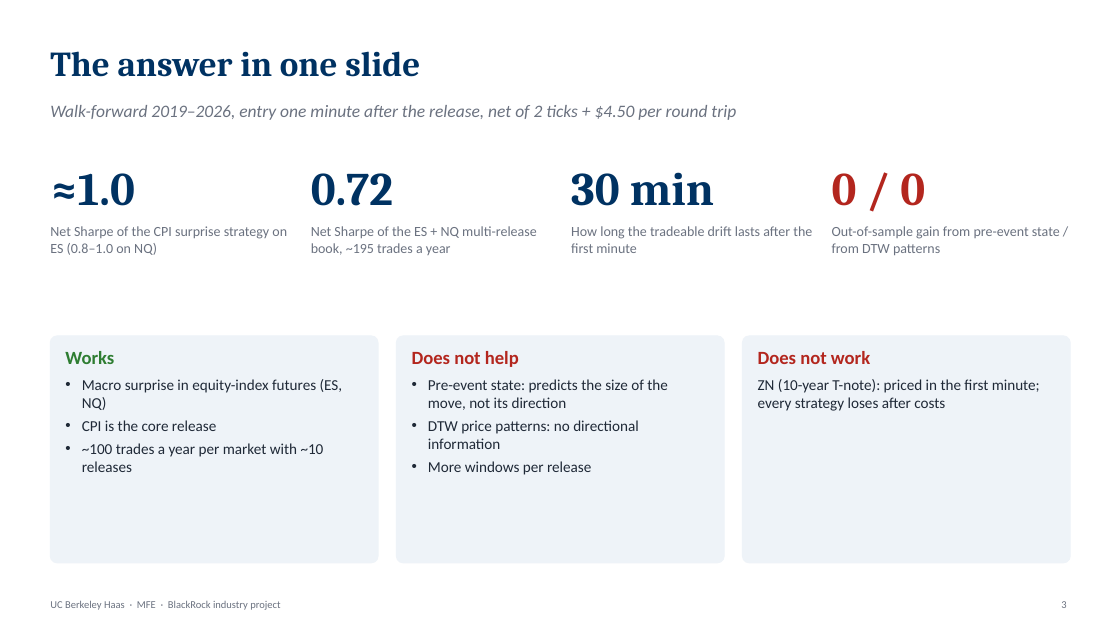
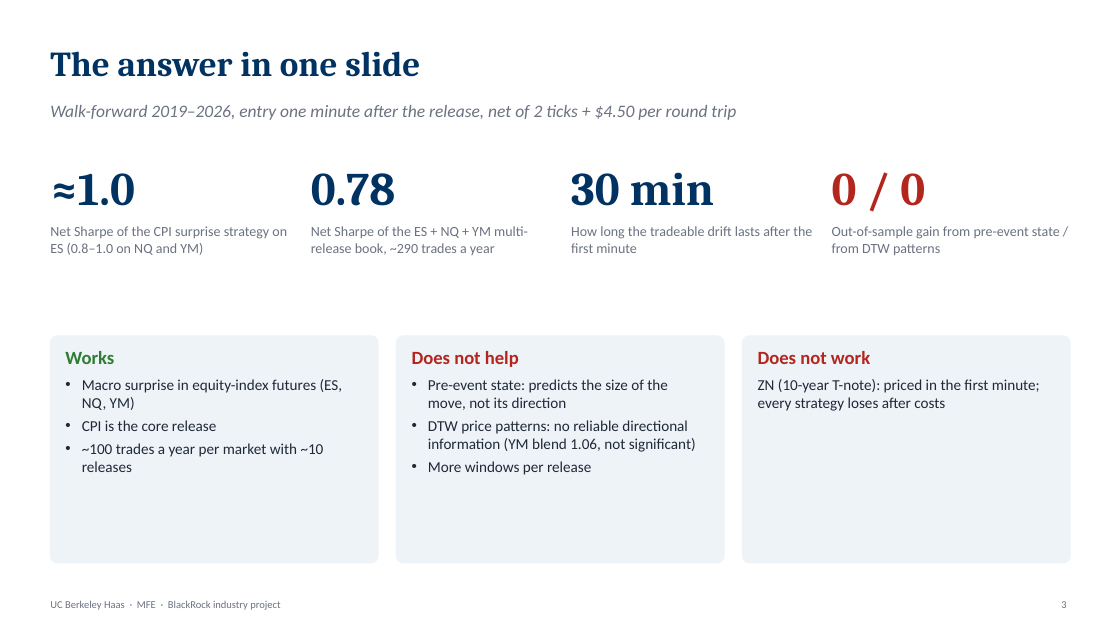
Before and after one commit to rezazamani2329/BlackRock-Project-State-Dependent-Intraday-Response-of-S-P-500-Futures-to-Macroeconomic-Surprises, a slide deck: slide 3 of Reza_BlackRock_presentation.pptx. Drawn at 1120x630 pixels with LibreOffice and Linux fonts; fonts in the diff are those of the drawing. Boxes give left, top, right and bottom in pixels: in the first picture for what was removed or moved away, otherwise in the second. Text is boxed around its words. In the diff, an @@ line names an element or a change of style, - is before the commit and + after.

```diff
--- a/Reza_BlackRock_presentation.pptx
+++ b/Reza_BlackRock_presentation.pptx
@@ text at [311,173,396,206]: text changed @@
-0.72
+0.78
@@ text at [50,226,287,255]: text changed @@
-Net Sharpe of the CPI surprise strategy on ES (0.8–1.0 on NQ)
+Net Sharpe of the CPI surprise strategy on ES (0.8–1.0 on NQ and YM)
@@ text at [311,226,528,255]: text changed @@
-Net Sharpe of the ES + NQ multi-release book, ~195 trades a year
+Net Sharpe of the ES + NQ + YM multi-release book, ~290 trades a year
@@ text at [82,379,343,410]: text changed @@
-• Macro surprise in equity-index futures (ES, NQ)
+• Macro surprise in equity-index futures (ES, NQ, YM)
@@ text at [428,420,696,452]: text changed @@
-• DTW price patterns: no directional information
+• DTW price patterns: no reliable directional information (YM blend 1.06, not significant)
```
Also in this commit, not shown: 31 other slides changed, 4 other files.
